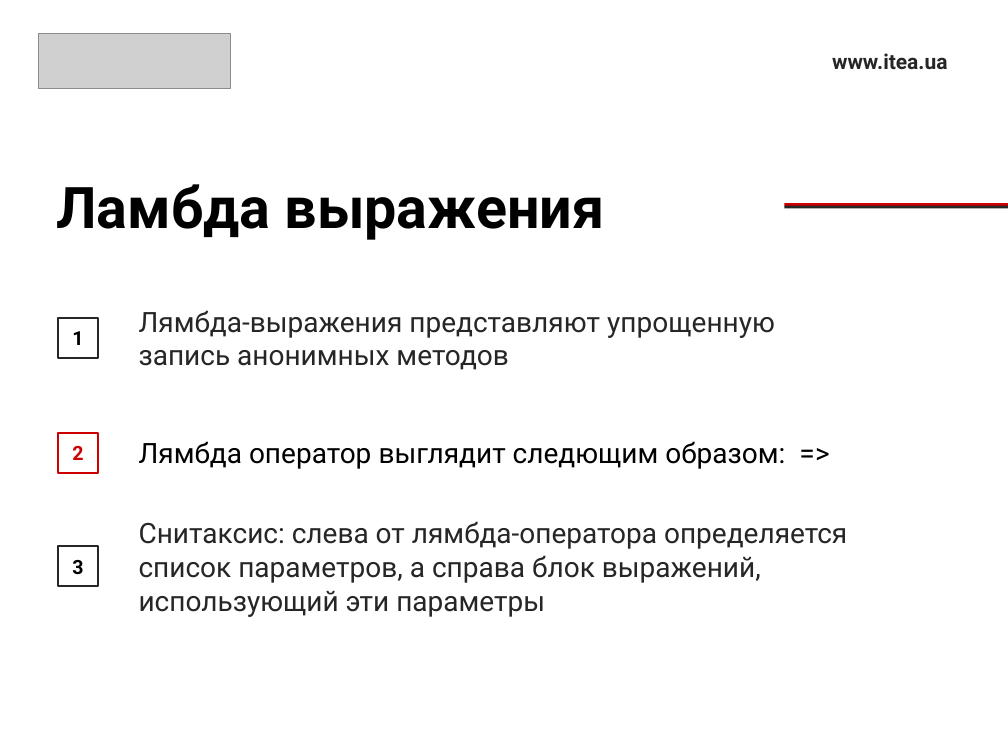
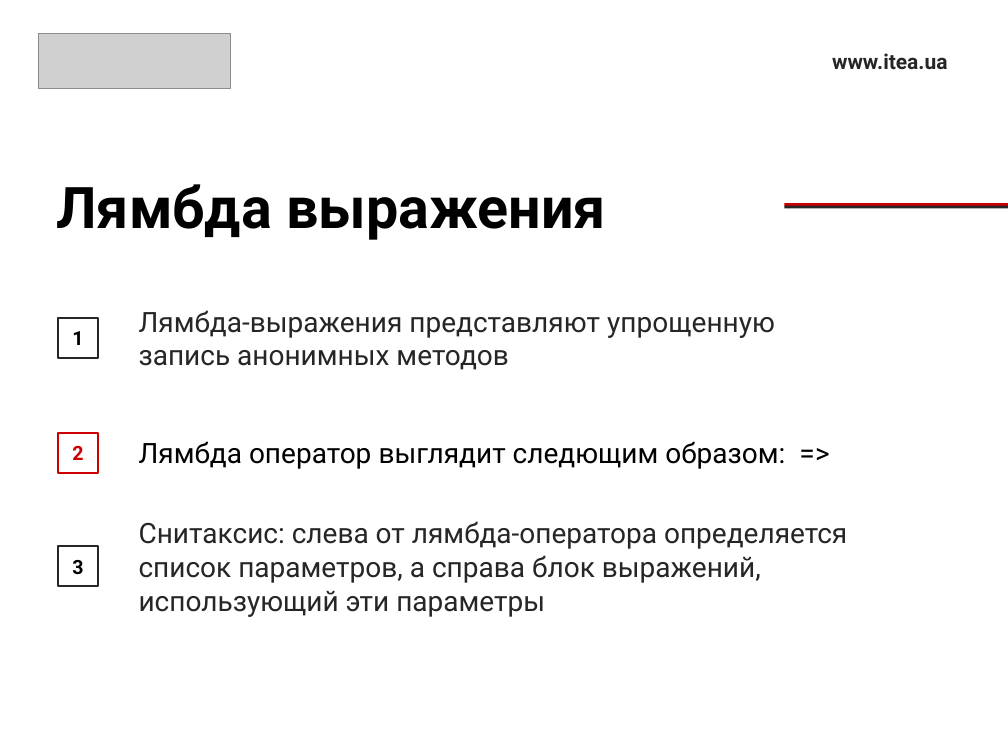
Before and after one commit to Ryabik/CSharpProfessional, a slide deck: slide 4 of 4.DelegatesAndEvents/DelegatesAndEvents.pptx. Drawn at 1008x756 pixels with LibreOffice and Linux fonts; fonts in the diff are those of the drawing; grey boxes stand for pictures. Boxes give left, top, right and bottom in pixels: in the first picture for what was removed or moved away, otherwise in the second. Text is boxed around its words. In the diff, an @@ line names an element or a change of style, - is before the commit and + after.

```diff
--- a/4.DelegatesAndEvents/DelegatesAndEvents.pptx
+++ b/4.DelegatesAndEvents/DelegatesAndEvents.pptx
@@ title at [56,184,606,240]: text changed @@
-Ламбда выражения
+Лямбда выражения
```
Also in this commit, not shown: 1 other slide changed, 5 other files.
